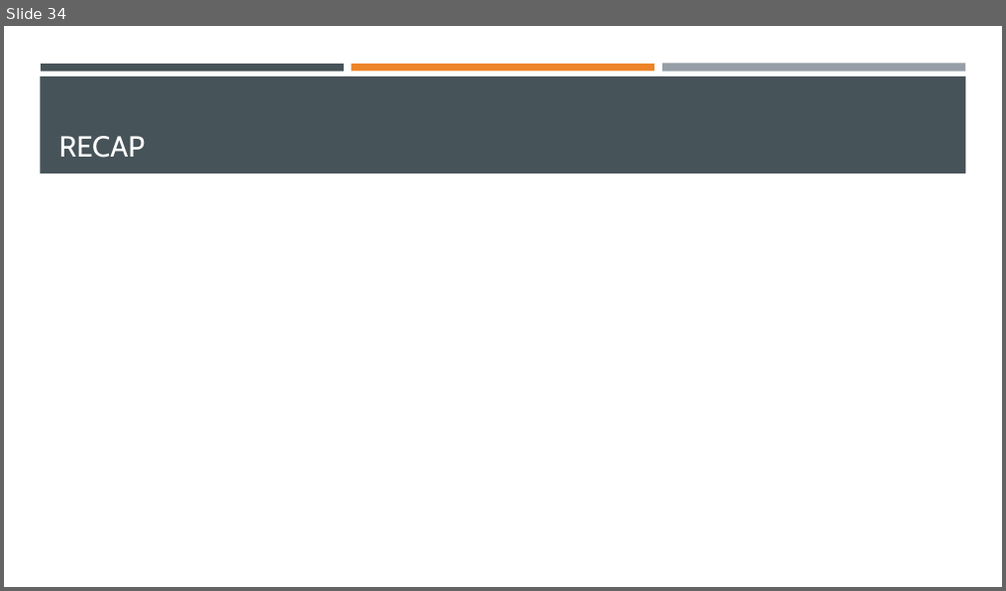
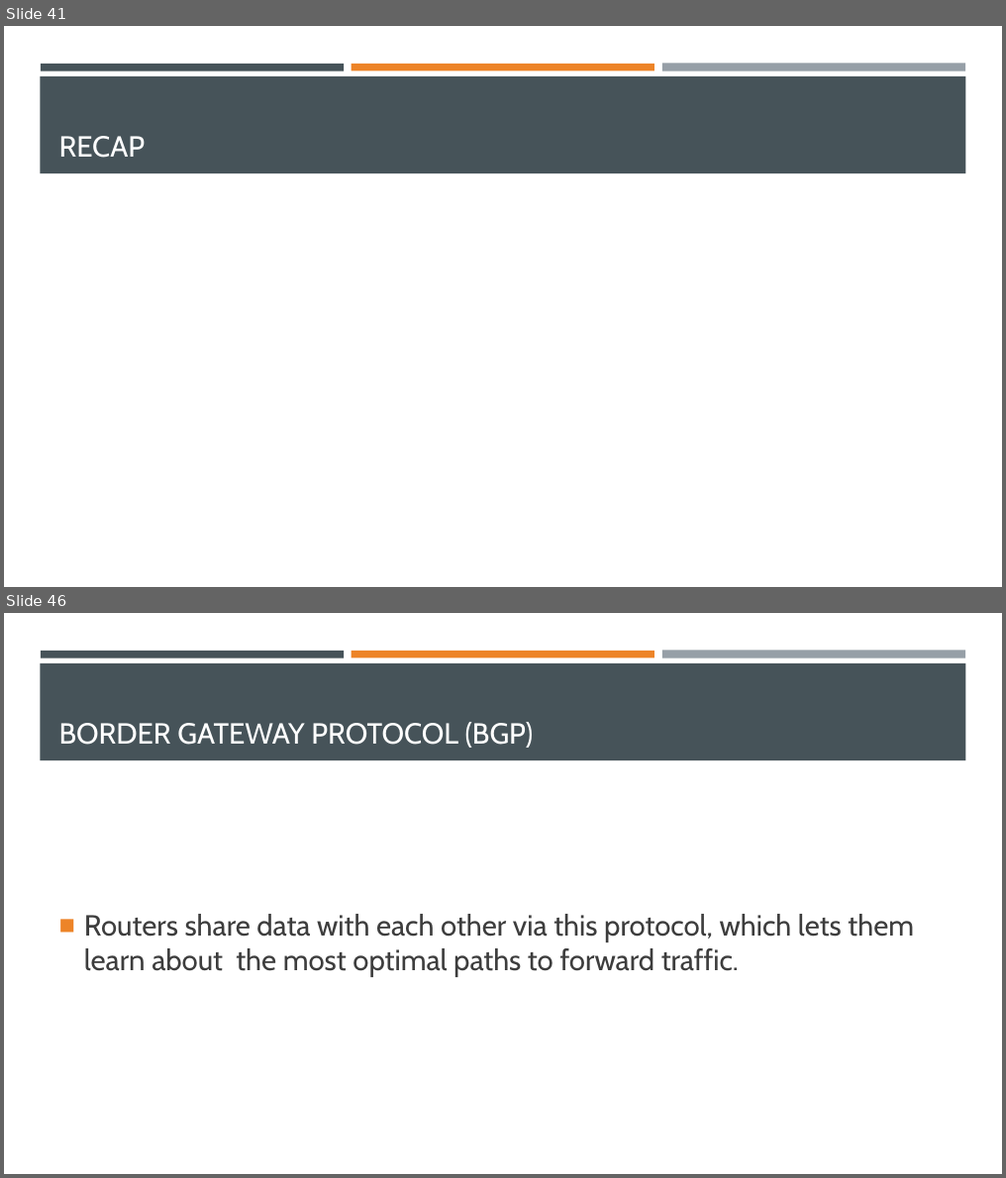
Before and after one commit to Ghost0396/iot, a slide deck: internet/networking.pptx. Shown one above the other, each under a label of ours: slide 34 before the commit, slides 41 and 46 after it; the slides between them are not shown. The pictures are 1006x591 and 1006x1178 pixels, drawn with LibreOffice and Linux fonts; fonts in the diff are those of the drawing. Boxes give left, top, right and bottom in pixels: in the first picture for what was removed or moved away, otherwise in the second. Text is boxed around its words. In the diff, an @@ line names an element or a change of style, - is before the commit and + after.

```diff
--- a/internet/networking.pptx
+++ b/internet/networking.pptx
@@ slide 46 added at [4, 613, 1002, 1174], background #FFFFFF; not listed: 4 template elements that a slide beside it also shows @@
@@ title added at [59, 722, 534, 748], 28 pt, text #FFFFFF @@
+BORDER GATEWAY PROTOCOL (BGP)
@@ text added at [84, 914, 914, 977], 28 pt, text #3D3D3D @@
+■ Routers share data with each other via this protocol, which lets them learn about the most optimal paths to forward traffic.
@@ what was slide 34 is now slide 41 @@
```
Also in this commit, not shown: 14 other slides added, 1 other file.
